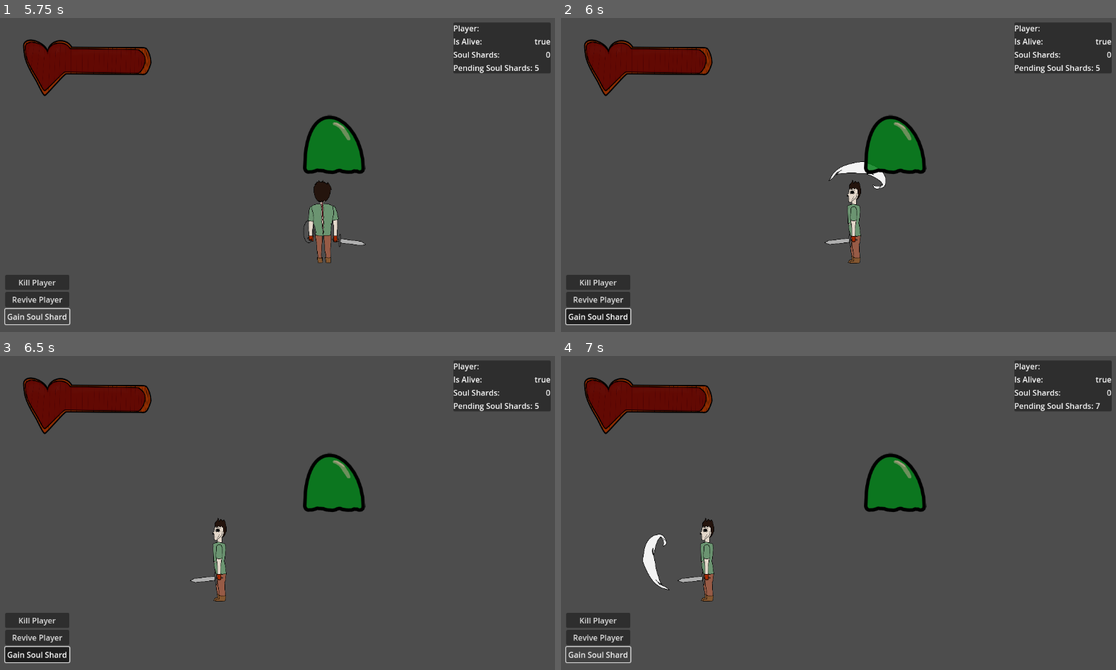
Above: before the commit, frames 1-4 (two rows, left to right).
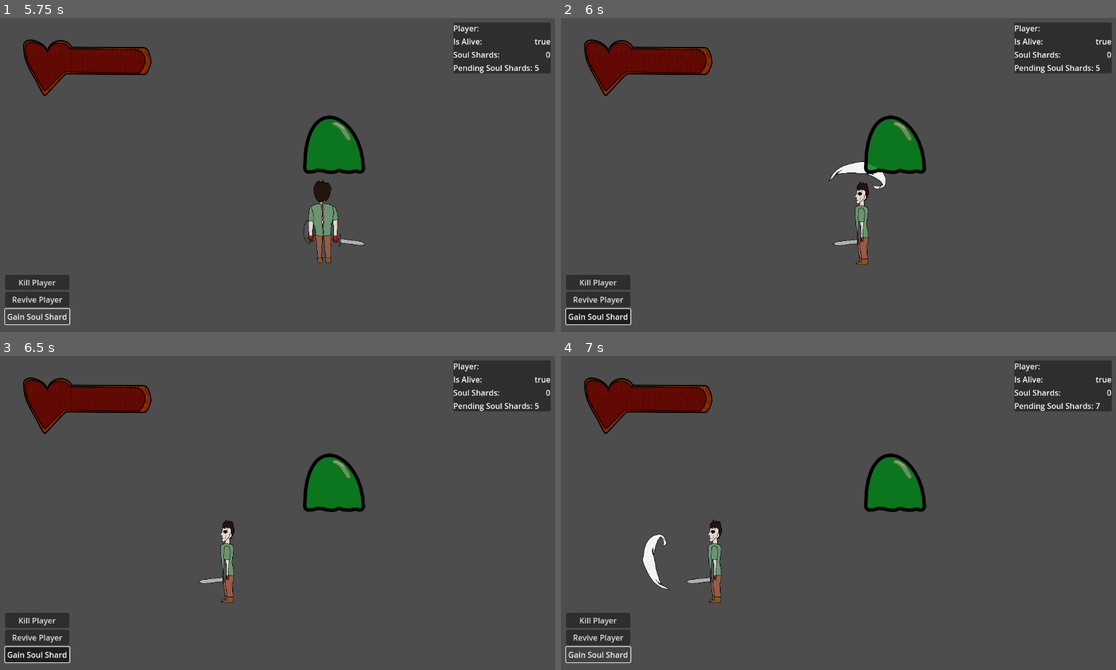
Above: after the commit, the same moments.

Repository: Reneator/Open-Source-Stuff
Game: Godot game, scene res://main.tscn
Same seed, same stepped clock (60 frames per second), same inputs: the game is played once before the commit and once after it.
Inputs:
- Up to frame 1 (5.75 s): click "Kill Player" at 0.5 s; click "Revive Player" at 1.25 s; click "Gain Soul Shard" at 2 s; tap Enter at 2.75 s; hold D (move_right) 2.78-3.53 s; hold Space (attack) 2.78-3.53 s; hold S (move_down) 3.53-4.28 s; tap Space (attack) at 3.6, 5.1 s; hold D (move_right) 4.28-5.03 s; hold Space (attack) 4.28-5.03 s; hold W (move_up) from 5.03 s (still down)
- Up to frame 2 (6 s): release W (move_up) at 5.78 s; hold A (move_left) from 5.78 s (still down); hold Space (attack) from 5.78 s (still down)
- Up to frame 3 (6.5 s): keep holding A (move_left); keep holding Space (attack)
- Up to frame 4 (7 s): keep holding A (move_left); release Space (attack) at 6.53 s; tap Space (attack) at 6.6 s

Frame 1 is identical in both runs. In frame 2, 0.9% of the frame differs, in the area x 47-56%, y 51-79%; in frame 3, 0.9%; in frame 4, 0.9%, in the area x 20-30%, y 51-79%.
Error before the commit: Invalid call. Nonexistent function 'show' in base 'Nil'. (res://Player.gd:102)
Error after the commit: Invalid call. Nonexistent function 'show' in base 'Nil'. (res://Player.gd:99)

Commit message:
Added left sprite for the hero
It has been implemented plus the project has been changed from 4.3 to 4.2.2 due to the fact that I didn't know that 4.3 existed and was using the one that is currently avaible on steam (07.08.2024)

Diff:
--- a/Johnny Upgrade/Player.gd
+++ b/Johnny Upgrade/Player.gd
@@ -4,7 +4,7 @@
 @export var texture_hero_right : Texture2D
 @export var texture_hero_down : Texture2D
 @export var texture_hero_up : Texture2D
-
+@export var texture_hero_left : Texture2D
 const SPEED = 300.0
 const JUMP_VELOCITY = -400.0
 
@@ -53,10 +53,7 @@
 func set_texture_for_velocity():
 	var player_texture = get_texture_for_direction()
 	var direction = get_view_direction()
-	if direction == DIRECTION.LEFT:
-		icon.flip_h = true
-	else:
-		icon.flip_h = false
+
 	icon.texture = player_texture
 
 enum DIRECTION{LEFT, RIGHT, DOWN, UP}
@@ -71,7 +68,7 @@
 		DIRECTION.RIGHT:
 			return texture_hero_right
 		DIRECTION.LEFT:
-			return texture_hero_right
+			return texture_hero_left
 
 func get_view_direction():
 	var direction = velocity.normalized()
--- a/Johnny Upgrade/level.tscn
+++ b/Johnny Upgrade/level.tscn
@@ -1,12 +1,14 @@
-[gd_scene load_steps=3 format=3 uid="uid://poltyc5xr15n"]
+[gd_scene load_steps=4 format=3 uid="uid://poltyc5xr15n"]
 
 [ext_resource type="PackedScene" uid="uid://dqpuppu5xh3wf" path="res://player.tscn" id="1_poccv"]
+[ext_resource type="Texture2D" uid="uid://chei74drnl1sx" path="res://Assets/hero_left.png" id="2_j146k"]
 [ext_resource type="PackedScene" uid="uid://dnvfjfdfivwba" path="res://enemy.tscn" id="2_mx7l0"]
 
 [node name="Level" type="Node2D"]
 
 [node name="Player" parent="." instance=ExtResource("1_poccv")]
 position = Vector2(231, 260)
+texture_hero_left = ExtResource("2_j146k")
 
 [node name="Enemy" parent="." instance=ExtResource("2_mx7l0")]
 position = Vector2(697, 264)
--- a/Johnny Upgrade/project.godot
+++ b/Johnny Upgrade/project.godot
@@ -12,7 +12,7 @@
 
 config/name="Johnny Upgrade"
 run/main_scene="res://main.tscn"
-config/features=PackedStringArray("4.3", "Forward Plus")
+config/features=PackedStringArray("4.2", "Forward Plus")
 config/icon="res://icon.svg"
 
 [autoload]
@@ -24,30 +24,30 @@
 move_left={
 "deadzone": 0.2,
 "events": [Object(InputEventJoypadMotion,"resource_local_to_scene":false,"resource_name":"","device":-1,"axis":0,"axis_value":-1.0,"script":null)
-, Object(InputEventKey,"resource_local_to_scene":false,"reso …(162 unchanged characters)… keycode":65,"key_label":0,"unicode":97,"location":0,"echo":false,"script":null)
+, Object(InputEventKey,"resource_local_to_scene":false,"reso …(162 unchanged characters)… keycode":65,"key_label":0,"unicode":97,"echo":false,"script":null)
 ]
 }
 move_right={
 "deadzone": 0.2,
 "events": [Object(InputEventJoypadMotion,"resource_local_to_scene":false,"resource_name":"","device":-1,"axis":0,"axis_value":1.0,"script":null)
-, Object(InputEventKey,"resource_local_to_scene":false,"reso …(163 unchanged characters)… eycode":68,"key_label":0,"unicode":100,"location":0,"echo":false,"script":null)
+, Object(InputEventKey,"resource_local_to_scene":false,"reso …(163 unchanged characters)… eycode":68,"key_label":0,"unicode":100,"echo":false,"script":null)
 ]
 }
 move_up={
 "deadzone": 0.2,
 "events": [Object(InputEventJoypadMotion,"resource_local_to_scene":false,"resource_name":"","device":-1,"axis":1,"axis_value":-1.0,"script":null)
-, Object(InputEventKey,"resource_local_to_scene":false,"reso …(163 unchanged characters)… eycode":87,"key_label":0,"unicode":119,"location":0,"echo":false,"script":null)
+, Object(InputEventKey,"resource_local_to_scene":false,"reso …(163 unchanged characters)… eycode":87,"key_label":0,"unicode":119,"echo":false,"script":null)
 ]
 }
 move_down={
 "deadzone": 0.2,
 "events": [Object(InputEventJoypadMotion,"resource_local_to_scene":false,"resource_name":"","device":-1,"axis":1,"axis_value":1.0,"script":null)
-, Object(InputEventKey,"resource_local_to_scene":false,"reso …(163 unchanged characters)… eycode":83,"key_label":0,"unicode":115,"location":0,"echo":false,"script":null)
+, Object(InputEventKey,"resource_local_to_scene":false,"reso …(163 unchanged characters)… eycode":83,"key_label":0,"unicode":115,"echo":false,"script":null)
 ]
 }
 attack={
 "deadzone": 0.5,
 "events": [Object(InputEventJoypadButton,"resource_local_to_scene":false,"resource_name":"","device":-1,"button_index":2,"pressure":0.0,"pressed":false,"script":null)
-, Object(InputEventKey,"resource_local_to_scene":false,"reso …(162 unchanged characters)… keycode":32,"key_label":0,"unicode":32,"location":0,"echo":false,"script":null)
+, Object(InputEventKey,"resource_local_to_scene":false,"reso …(162 unchanged characters)… keycode":32,"key_label":0,"unicode":32,"echo":false,"script":null)
 ]
 }
Binary file added: Johnny Upgrade/Assets/hero_left.png
Not shown, added: Johnny Upgrade/Assets/hero_left.png.import
